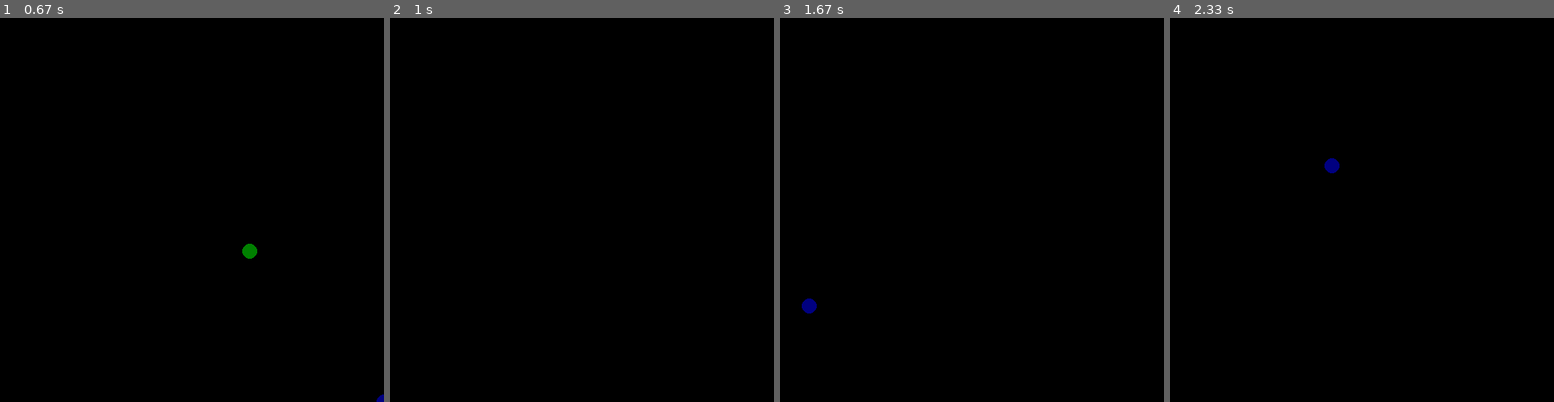
Above: before the commit, frames 1-4 (left to right).
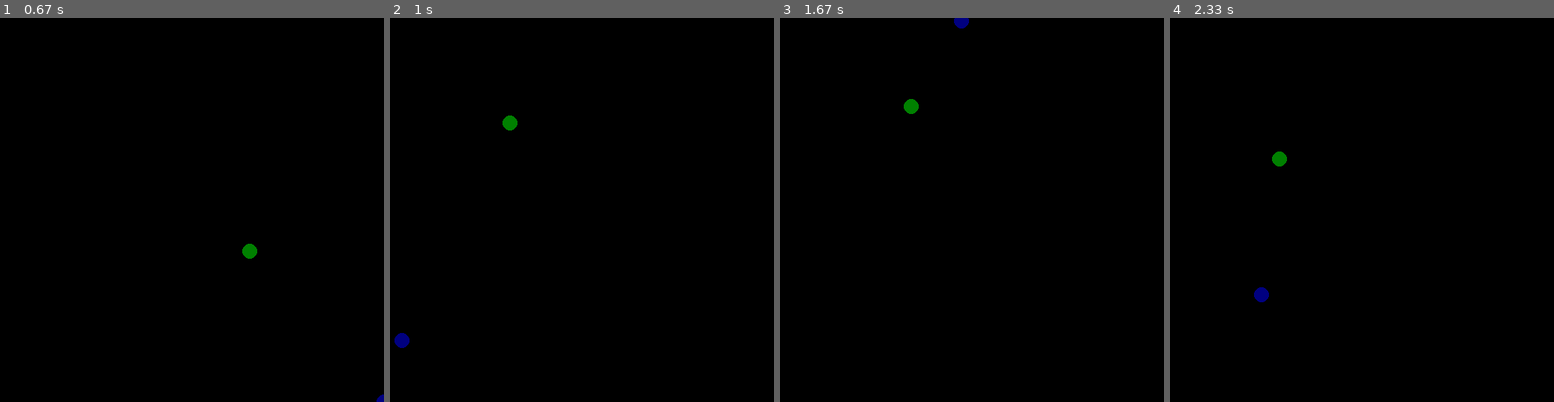
Above: after the commit, the same moments.

Repository: tjacek/planning
Game: pygame game, started from localization/kalman.py
Two runs of this game, one before a commit and one after it. Both use one fixed random seed, a clock stepped at 60 frames per second and the inputs below.
Inputs (mouse positions are in pixels of both pictures, inside the frame that each line leads up to):
- Up to frame 1 (0.67 s): click (192, 210) at 0.38 s
- Up to frame 2 (1 s): click (620, 294) at 0.82 s
- Up to frame 3 (1.67 s): press the mouse at (1010, 294) at 1.13 s; move the mouse to (945, 213) at 1.23 s; release the mouse at (879, 133) at 1.37 s
- Up to frame 4 (2.33 s): press the mouse at (1400, 294) at 1.87 s; move the mouse to (1373, 221) at 1.97 s; release the mouse at (1350, 144) at 2.1 s

Frame 1 is identical in both runs. In frame 2, 0.2% of the frame differs, in the area x 1-34%, y 25-86%; in frame 3, 0.3%; in frame 4, 0.4%, in the area x 21-45%, y 34-75%.

Commit message:
bounds function

Diff:
--- a/localization/kalman.py
+++ b/localization/kalman.py
@@ -41,11 +41,7 @@
     def next_state(self,eps=0.001):
         self.state=self.A.dot(self.state)
         self.state+=noise(self.cov_v)
-        for i in range(self.get_dim()):
-            if(self.state[i]>1):
-                self.state[i]-=2
-            if(self.state[i]<-1):
-                self.state[i]+=2 #1+eps#
+        bounds(self.state)
 
     def observe(self):
         y=self.C.dot(self.state)
@@ -58,14 +54,22 @@
 
     def __call__(self,envir):
         y_k=envir.observe()
-        L=envir.C*self.sigma*envir.C.T
+        L=envir.C.dot(self.sigma).dot(envir.C.T)
         L+=envir.H*envir.cov_w*envir.H
         L=np.linalg.inv(L)
-        L=self.sigma*envir.C.T*L
+        L=self.sigma.dot(envir.C.T).dot(L)
         I=np.identity(envir.get_dim())
-        self.sigma=(I - L*envir.C)*self.sigma
+        self.sigma=(I - L.dot(envir.C)).dot(self.sigma)
         self.x_pred+= L.dot(y_k)
+        bounds(self.x_pred)
         return self.x_pred
+
+def bounds(state):
+    for i in range(state.shape[0]):
+        if(state[i]>1):
+            state[i]-=2
+        if(state[i]<-1):
+            state[i]+=2
 
 def noise(conv):
     mean=np.ones((conv.shape[0],))
@@ -76,8 +80,8 @@
     B=np.random.rand(dim,dim)
     C=np.random.rand(dim,dim)
     H=np.random.rand(dim,dim)
-    cov_v=np.random.rand(dim,dim)
-    cov_w=np.random.rand(dim,dim)
+    cov_v=0.1*np.random.rand(dim,dim)
+    cov_w=0.1*np.random.rand(dim,dim)
     envir= Envir(A,B,C,H,cov_v,cov_w)
     envir.set_state()
     envir.state*= 0.5
